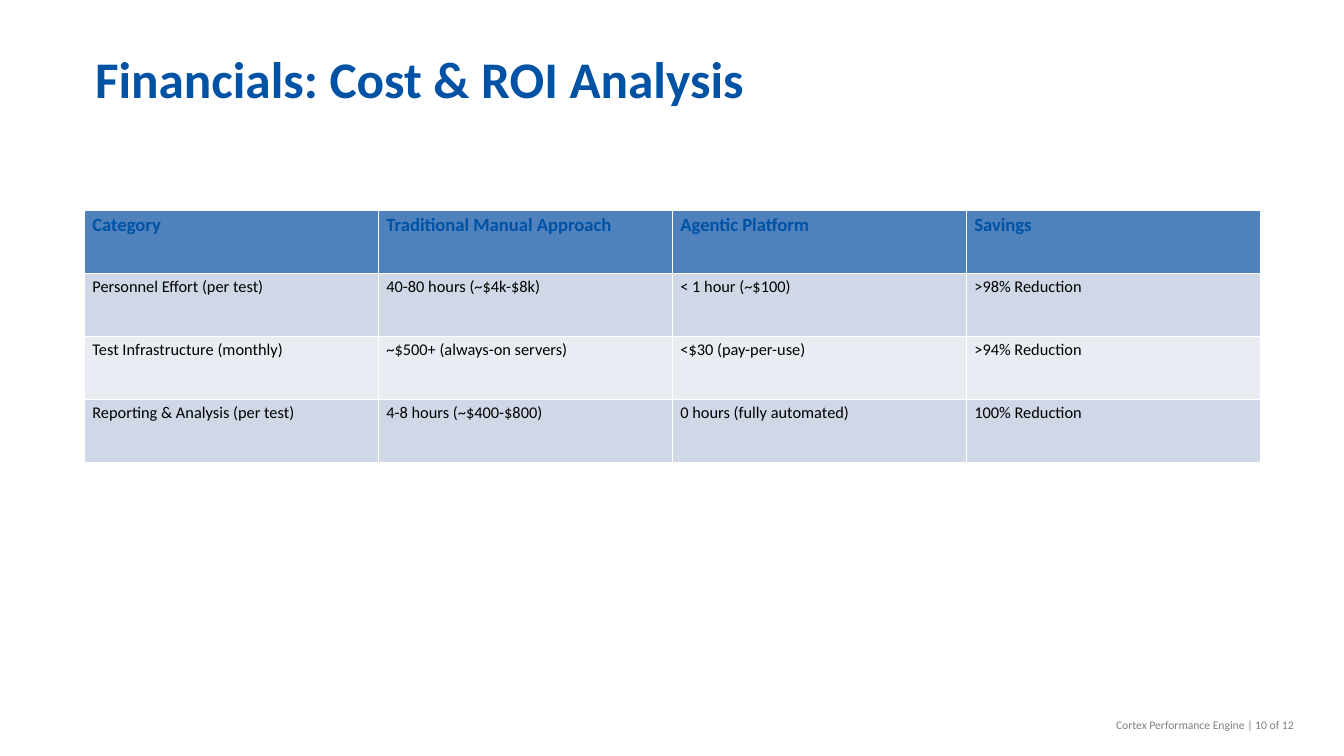
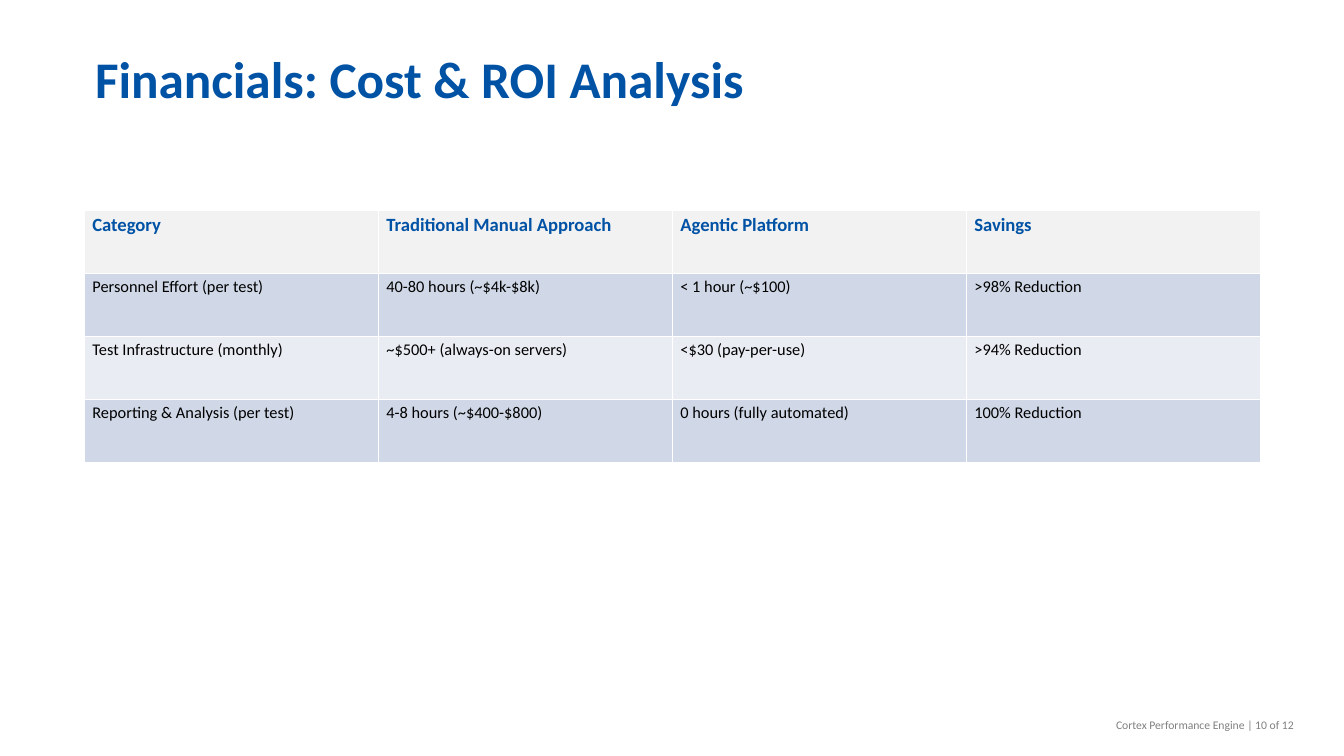
Before and after one commit to Shuvam-Das/Cortex-Performance-Engine, a slide deck: slide 10 of Cortex_Performance_Engine_Stakeholder_Presentation.pptx. Drawn at 1344x756 pixels with LibreOffice and Linux fonts; fonts in the diff are those of the drawing. Boxes give left, top, right and bottom in pixels: in the first picture for what was removed or moved away, otherwise in the second. Text is boxed around its words. In the diff, an @@ line names an element or a change of style, - is before the commit and + after.

Commit message:
updated PPT

```diff
--- a/Cortex_Performance_Engine_Stakeholder_Presentation.pptx
+++ b/Cortex_Performance_Engine_Stakeholder_Presentation.pptx
@@ table at [84,210,1260,462] @@
@@ fill #4F81BD to #F2F2F2 in row 1 @@
```
Also in this commit, not shown: 2 other slides changed, 1 other file.
